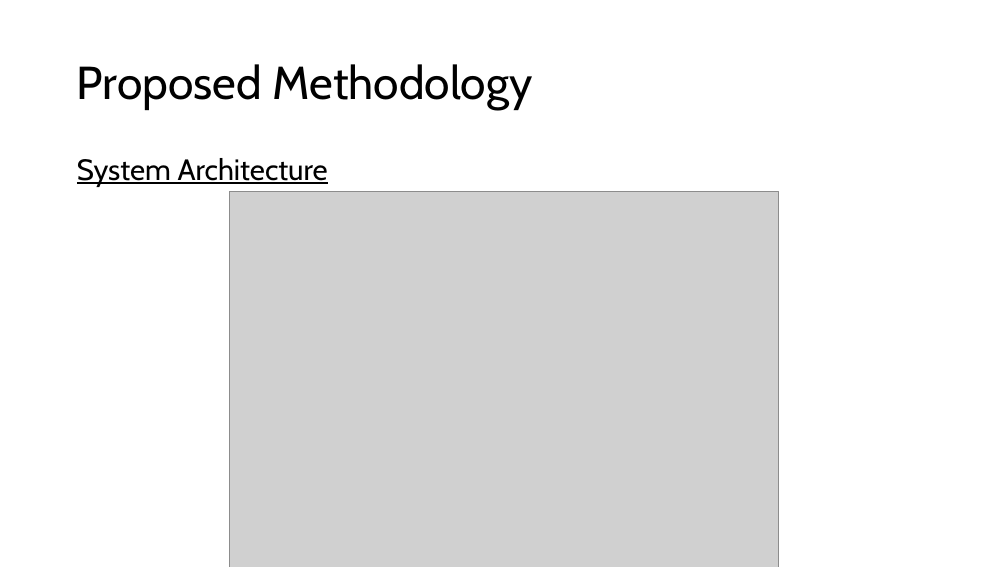
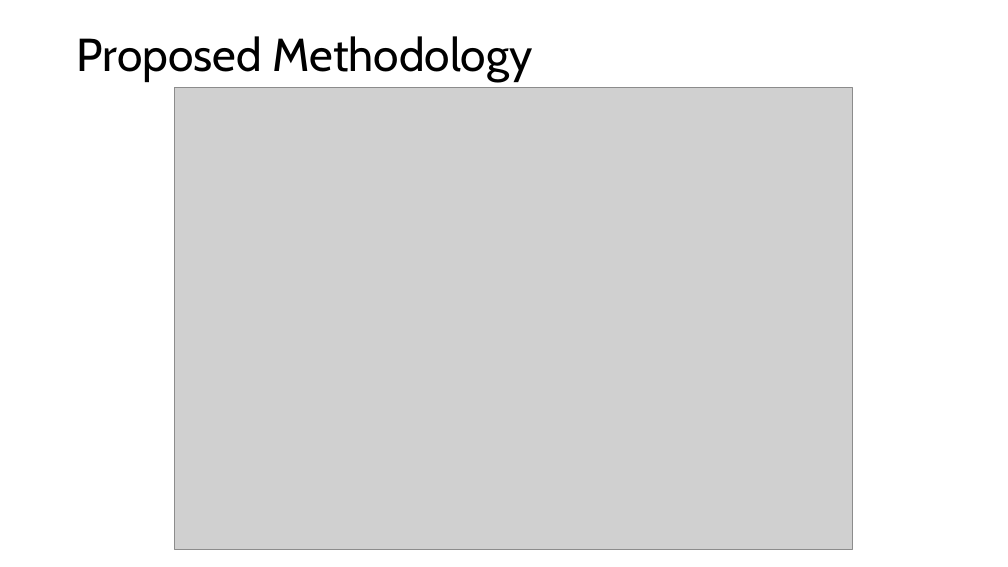
Before and after one commit to shlok200510/PBL, a slide deck: slide 10 of Shlok_PBL.pptx (slide 9 before the commit). Drawn at 1008x567 pixels with LibreOffice and Linux fonts; fonts in the diff are those of the drawing; grey boxes stand for pictures. Boxes give left, top, right and bottom in pixels: in the first picture for what was removed or moved away, otherwise in the second. Text is boxed around its words. In the diff, an @@ line names an element or a change of style, - is before the commit and + after.

Commit message:
Updated ppt

```diff
--- a/Shlok_PBL.pptx
+++ b/Shlok_PBL.pptx
@@ title "Proposed Methodology": place and size @@
-title "Proposed Methodology" at [77,64,532,110]
+title "Proposed Methodology" at [77,36,532,82]
@@ picture: place and size @@
-picture at [229,191,779,567]
+picture at [175,87,852,550]
@@ text removed at [77,158,328,187] @@
-System Architecture
```
Also in this commit, not shown: 1 other slide changed, 1 slide added.
